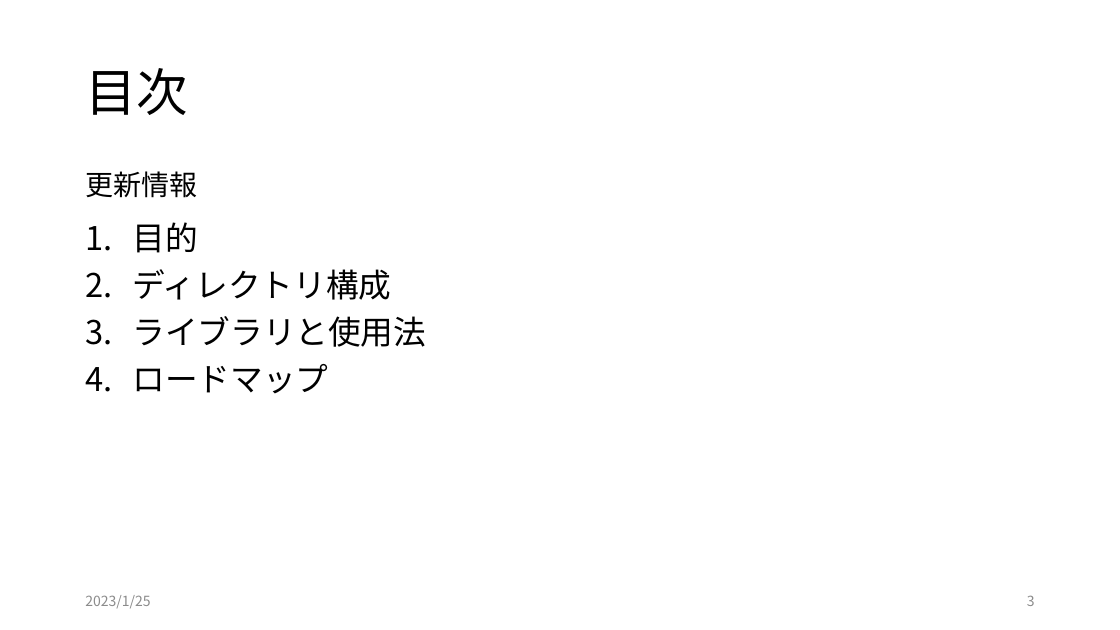
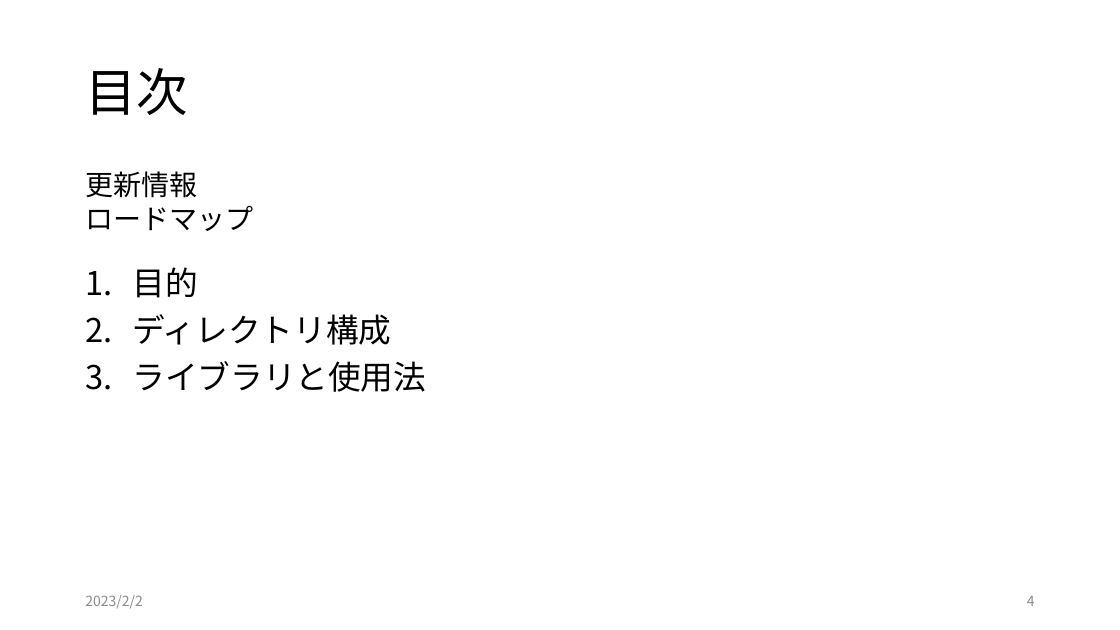
Before and after one commit to yodarjeering/horse_tmp, a slide deck: slide 4 of readme.pptx (slide 3 before the commit). Drawn at 1120x630 pixels with LibreOffice and Linux fonts; fonts in the diff are those of the drawing. Boxes give left, top, right and bottom in pixels: in the first picture for what was removed or moved away, otherwise in the second. Text is boxed around its words. In the diff, an @@ line names an element or a change of style, - is before the commit and + after.

```diff
--- a/readme.pptx
+++ b/readme.pptx
@@ text at box(85, 205, 253, 231): paragraph added @@
+ロードマップ
@@ text "目的": place and size @@
-text "目的" at box(133, 222, 427, 394)
+text "目的" at box(133, 267, 427, 392)
@@ text at box(133, 364, 329, 394): paragraph removed @@
-4. ロードマップ
@@ text at box(85, 595, 143, 608): text changed @@
-2023/1/25
+2023/2/2
@@ page number at box(1027, 596, 1035, 606): text changed @@
-3
+4
```
Also in this commit, not shown: 9 other slides changed, 10 other files.
